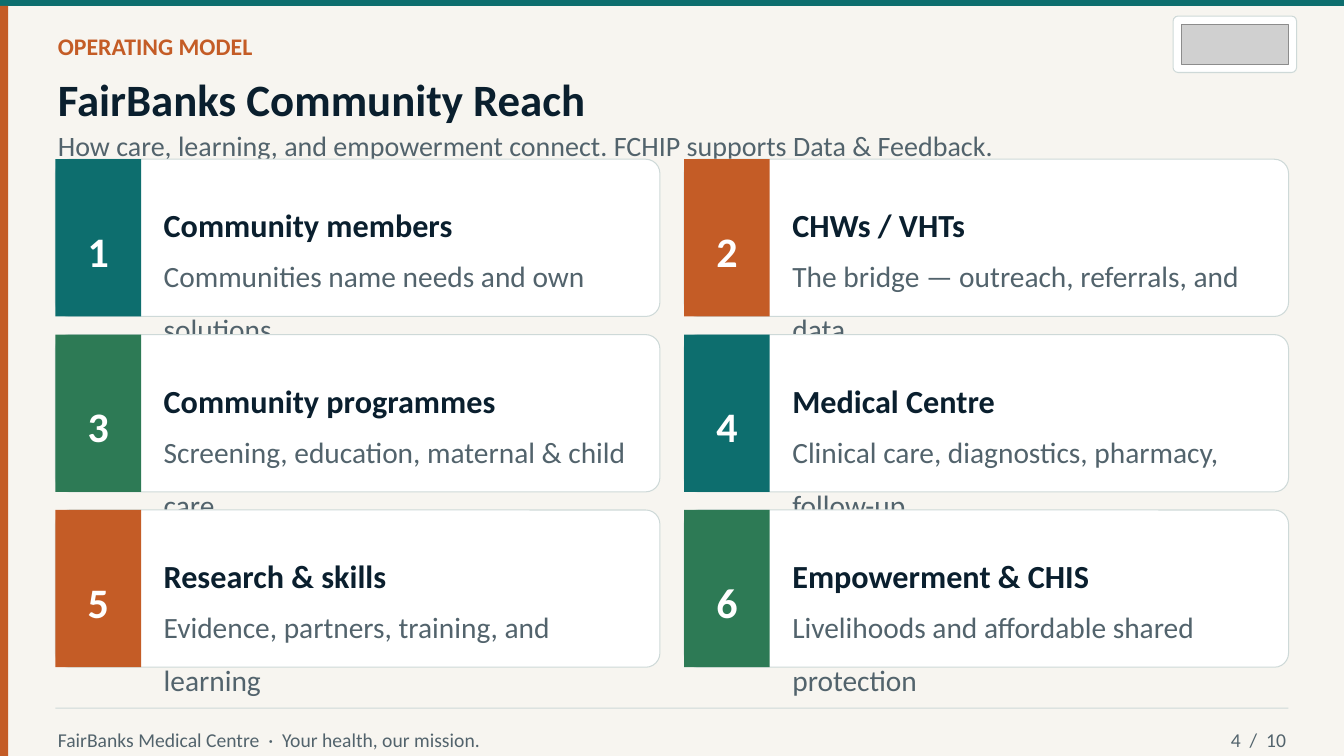
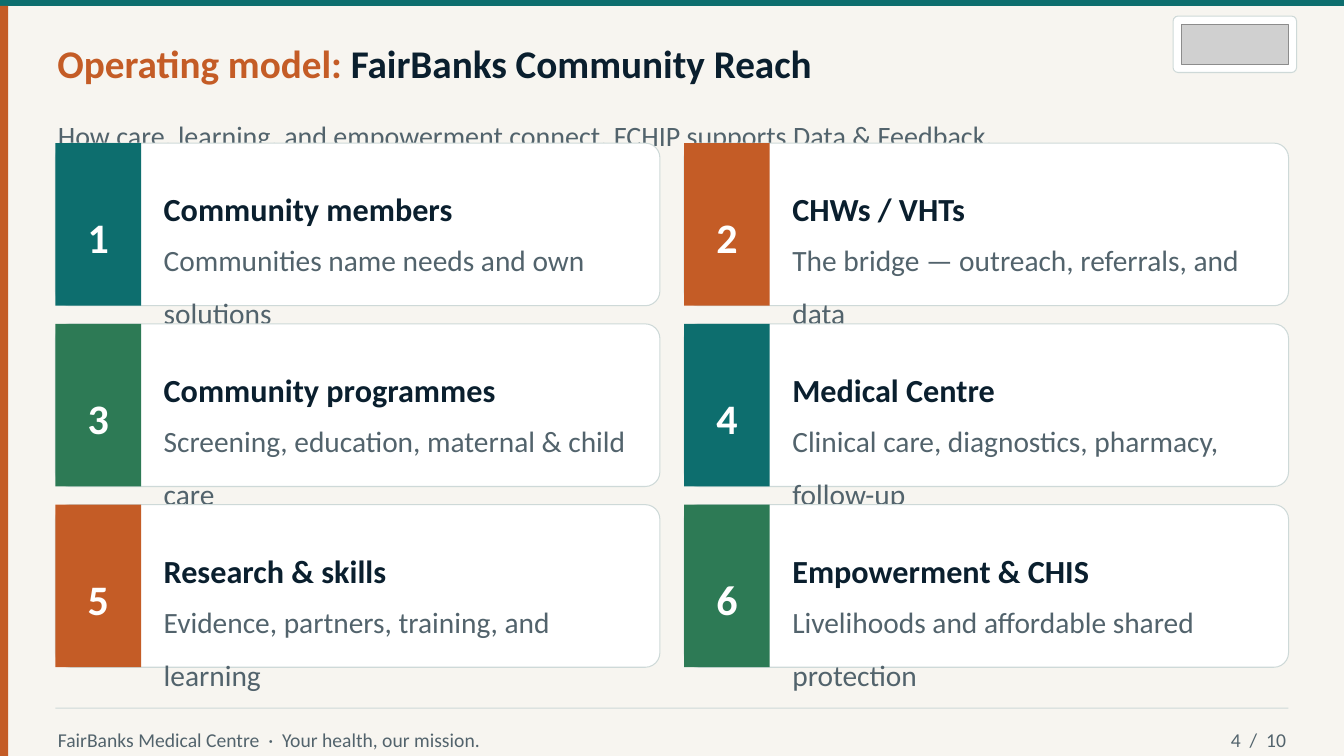
Before and after one commit to WASSWA2624/fairbanks, a slide deck: slide 4 of pitch-presentations/documents/must_ppt.pptx. Drawn at 1344x756 pixels with LibreOffice and Linux fonts; fonts in the diff are those of the drawing; grey boxes stand for pictures. Boxes give left, top, right and bottom in pixels: in the first picture for what was removed or moved away, otherwise in the second. Text is boxed around its words. In the diff, an @@ line names an element or a change of style, - is before the commit and + after.

Commit message:
Refine PowerPoint presentation generation script for MUST partnership pitch. Adjusted header dimensions and improved text formatting for kicker and title handling. Enhanced layout for better readability and visual appeal in the generated slides.

```diff
--- a/pitch-presentations/documents/must_ppt.pptx
+++ b/pitch-presentations/documents/must_ppt.pptx
@@ text "Operating model: FairBanks Community Reach" at (x1=57, y1=50, x2=812, y2=85): vertical alignment top to middle @@
@@ text at (x1=57, y1=50, x2=812, y2=85): text changed; size 32 to 28 pt @@
-FairBanks Community Reach
+Operating model: FairBanks Community Reach
@@ text removed at (x1=58, y1=39, x2=253, y2=55) @@
-OPERATING MODEL
@@ text "1" moved from (x1=88, y1=239, x2=109, y2=267) to (x1=88, y1=225, x2=109, y2=253) @@
@@ rounded rectangle resized from (x1=55, y1=159, x2=660, y2=317) to (x1=55, y1=143, x2=660, y2=306) @@
@@ rectangle resized from (x1=55, y1=159, x2=141, y2=317) to (x1=55, y1=143, x2=141, y2=306) @@
@@ text "2" moved from (x1=716, y1=239, x2=737, y2=267) to (x1=716, y1=225, x2=737, y2=253) @@
@@ rounded rectangle resized from (x1=685, y1=159, x2=1290, y2=317) to (x1=685, y1=143, x2=1290, y2=306) @@
@@ rectangle resized from (x1=685, y1=159, x2=770, y2=317) to (x1=685, y1=143, x2=770, y2=306) @@
@@ text "Community members" moved from (x1=164, y1=214, x2=452, y2=242) to (x1=164, y1=198, x2=452, y2=226) @@
@@ text "CHWs / VHTs" moved from (x1=792, y1=216, x2=965, y2=238) to (x1=792, y1=200, x2=965, y2=222) @@
@@ text "Communities name needs and own ..." rewrapped from (x1=164, y1=266, x2=585, y2=335) to (x1=164, y1=250, x2=585, y2=324) @@
@@ text "The bridge — outreach, referrals, ..." rewrapped from (x1=792, y1=266, x2=1239, y2=335) to (x1=792, y1=250, x2=1239, y2=324) @@
@@ text "3" moved from (x1=88, y1=414, x2=109, y2=443) to (x1=88, y1=406, x2=109, y2=435) @@
@@ rounded rectangle resized from (x1=55, y1=335, x2=660, y2=492) to (x1=55, y1=324, x2=660, y2=486) @@
@@ rectangle resized from (x1=55, y1=335, x2=141, y2=492) to (x1=55, y1=324, x2=141, y2=486) @@
@@ text "4" moved from (x1=716, y1=414, x2=737, y2=442) to (x1=716, y1=406, x2=737, y2=434) @@
@@ rounded rectangle resized from (x1=685, y1=335, x2=1290, y2=492) to (x1=685, y1=324, x2=1290, y2=486) @@
@@ rectangle resized from (x1=685, y1=335, x2=770, y2=492) to (x1=685, y1=324, x2=770, y2=486) @@
@@ 3 texts moved together from (x1=58, y1=136, x2=995, y2=419) to (x1=58, y1=123, x2=995, y2=408) @@
@@ text "Screening, education, maternal & child ..." rewrapped from (x1=164, y1=442, x2=625, y2=510) to (x1=164, y1=431, x2=625, y2=505) @@
@@ text "Clinical care, diagnostics, pharmacy, follow-up" rewrapped from (x1=792, y1=442, x2=1218, y2=510) to (x1=792, y1=431, x2=1218, y2=505) @@
@@ rounded rectangle resized from (x1=55, y1=510, x2=660, y2=667) to (x1=55, y1=505, x2=660, y2=667) @@
@@ rectangle resized from (x1=55, y1=510, x2=141, y2=667) to (x1=55, y1=505, x2=141, y2=667) @@
@@ rounded rectangle resized from (x1=685, y1=510, x2=1290, y2=667) to (x1=685, y1=505, x2=1290, y2=667) @@
@@ rectangle resized from (x1=685, y1=510, x2=770, y2=667) to (x1=685, y1=505, x2=770, y2=667) @@
@@ text "Research & skills" moved from (x1=164, y1=565, x2=386, y2=589) to (x1=164, y1=560, x2=386, y2=584) @@
@@ text "Empowerment & CHIS" moved from (x1=792, y1=567, x2=1089, y2=593) to (x1=792, y1=562, x2=1089, y2=588) @@
@@ text "Evidence, partners, training, and learning" moved from (x1=164, y1=617, x2=550, y2=696) to (x1=164, y1=612, x2=550, y2=691) @@
@@ text "Livelihoods and affordable shared protection" moved from (x1=792, y1=617, x2=1194, y2=696) to (x1=792, y1=612, x2=1194, y2=691) @@
```
Also in this commit, not shown: 7 other slides changed, 1 other file.
